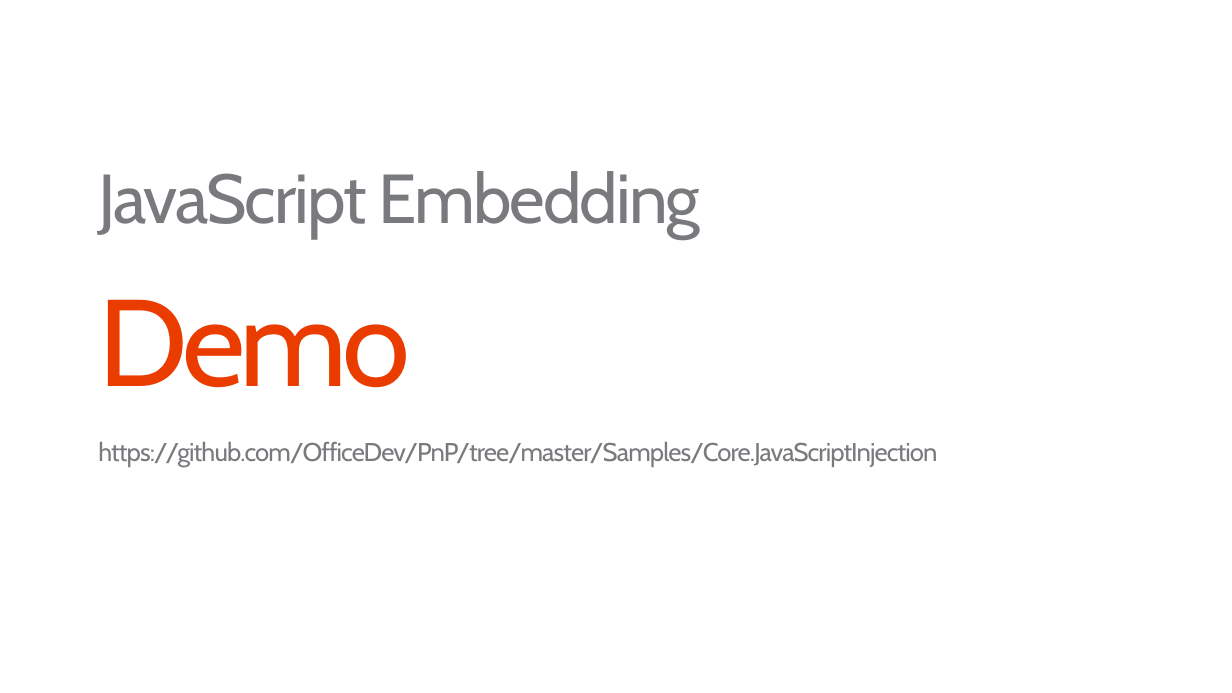
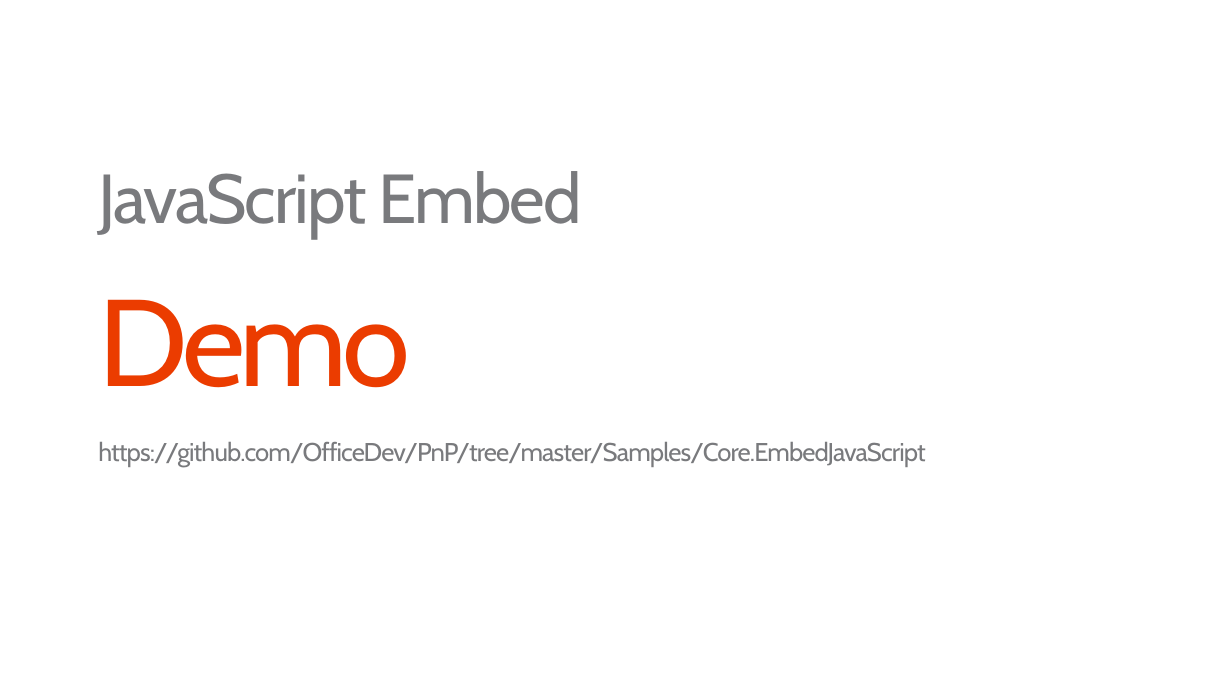
Before and after one commit to OfficeDev/TrainingContent, a slide deck: slide 17 of O3658/02 Managing site settings using app model/2_SiteManagement.pptx. Drawn at 1232x693 pixels with LibreOffice and Linux fonts; fonts in the diff are those of the drawing; background and template pictures are left out. Boxes give left, top, right and bottom in pixels: in the first picture for what was removed or moved away, otherwise in the second. Text is boxed around its words. In the diff, an @@ line names an element or a change of style, - is before the commit and + after.

Commit message:
Updated terminology for JS embed

```diff
--- a/O3658/02 Managing site settings using app model/2_SiteManagement.pptx
+++ b/O3658/02 Managing site settings using app model/2_SiteManagement.pptx
@@ text at <box>98,171,582,239</box>: text changed @@
-JavaScript Embedding
+JavaScript Embed
@@ subtitle at <box>98,442,925,466</box>: text changed @@
-https://github.com/OfficeDev/PnP/tree/master/Samples/Core.JavaScriptInjection
+https://github.com/OfficeDev/PnP/tree/master/Samples/Core.EmbedJavaScript
```
Also in this commit, not shown: 8 other slides changed, 1 other file.
